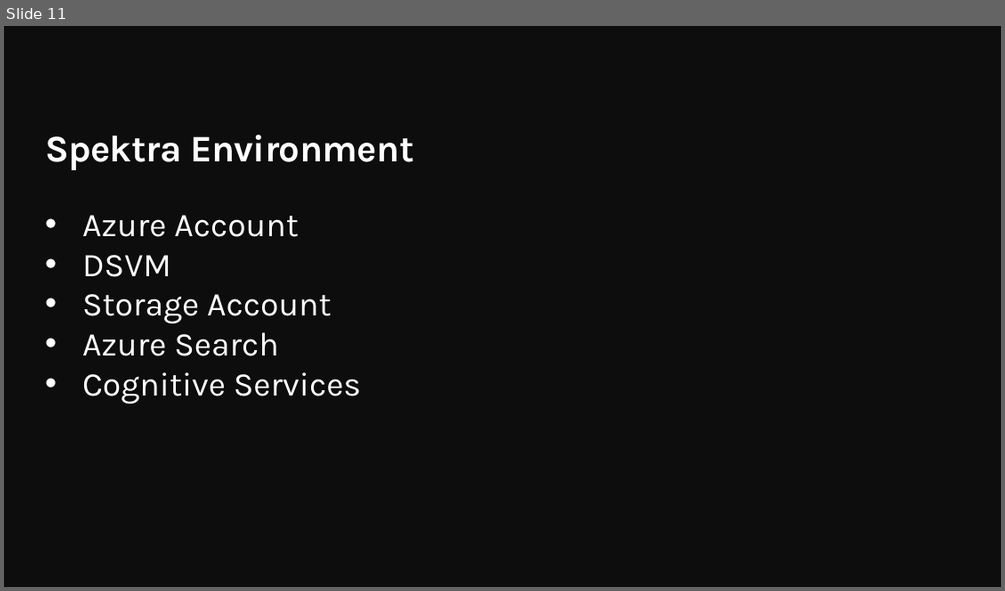
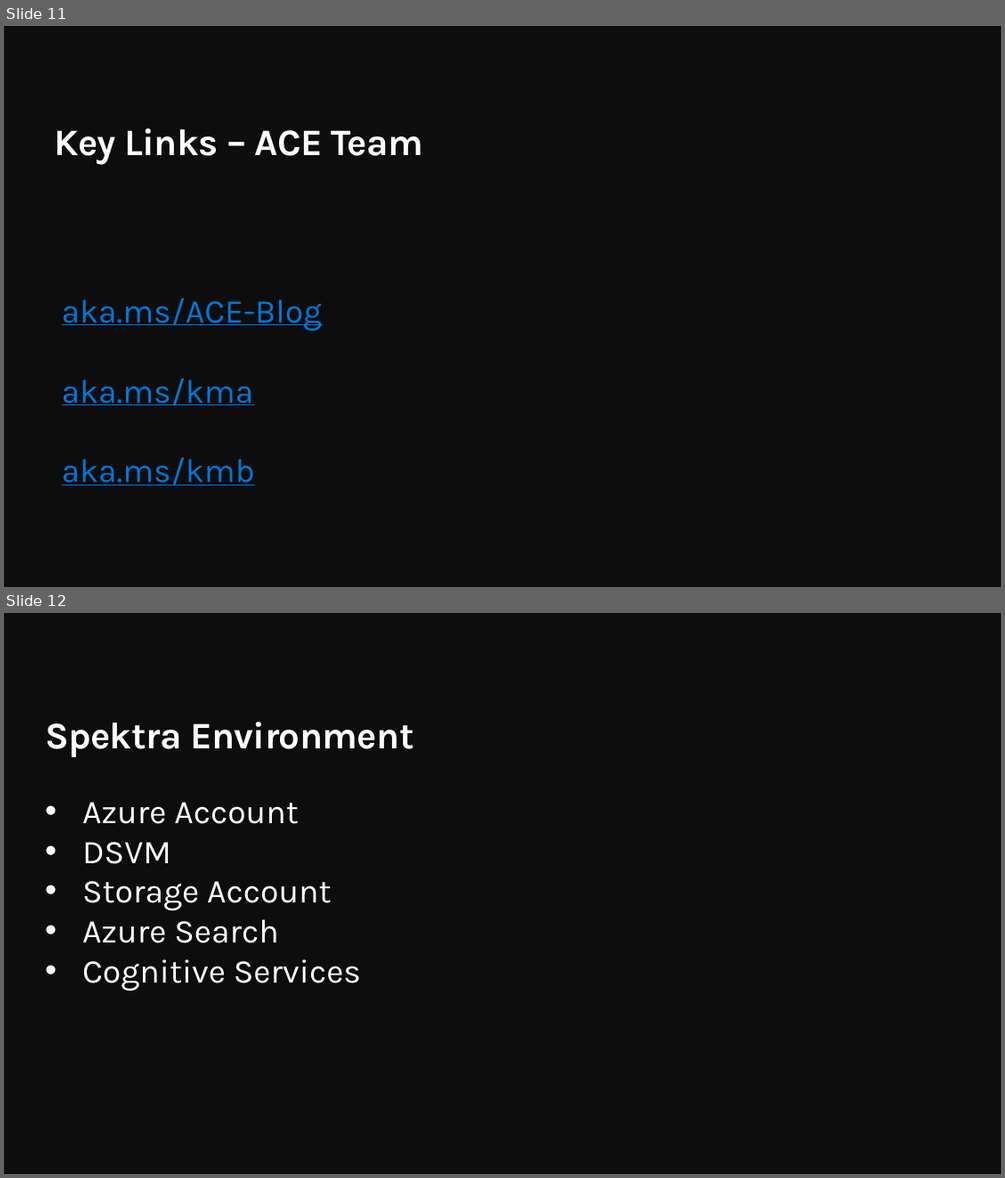
Before and after one commit to QuirkyDataScientist1978/Build-a-knowledge-mining-solution-using-Azure-AI, a slide deck: resources/slides/Opening.pptx. Shown one above the other, each under a label of ours: slide 11 before the commit, slides 11 and 12 after it. The pictures are 1005x591 and 1005x1178 pixels, drawn with LibreOffice and Linux fonts; fonts in the diff are those of the drawing; background and template pictures are left out. Boxes give left, top, right and bottom in pixels: in the first picture for what was removed or moved away, otherwise in the second. Text is boxed around its words. In the diff, an @@ line names an element or a change of style, - is before the commit and + after.

```diff
--- a/resources/slides/Opening.pptx
+++ b/resources/slides/Opening.pptx
@@ slide 11 added at <box>4,26,1001,587</box>, background #0D0D0D @@
@@ title added at <box>54,128,423,165</box>, 36 pt, text #FFFFFF, bold @@
+Key Links – ACE Team
@@ text added at <box>62,297,323,485</box>, 32 pt, text #0078D7, underline @@
+aka.ms/ACE-Blog
+aka.ms/kma
+aka.ms/kmb
@@ what was slide 11 is now slide 12 @@
```
Also in this commit, not shown: 1 slide changed, 9 slides removed.
